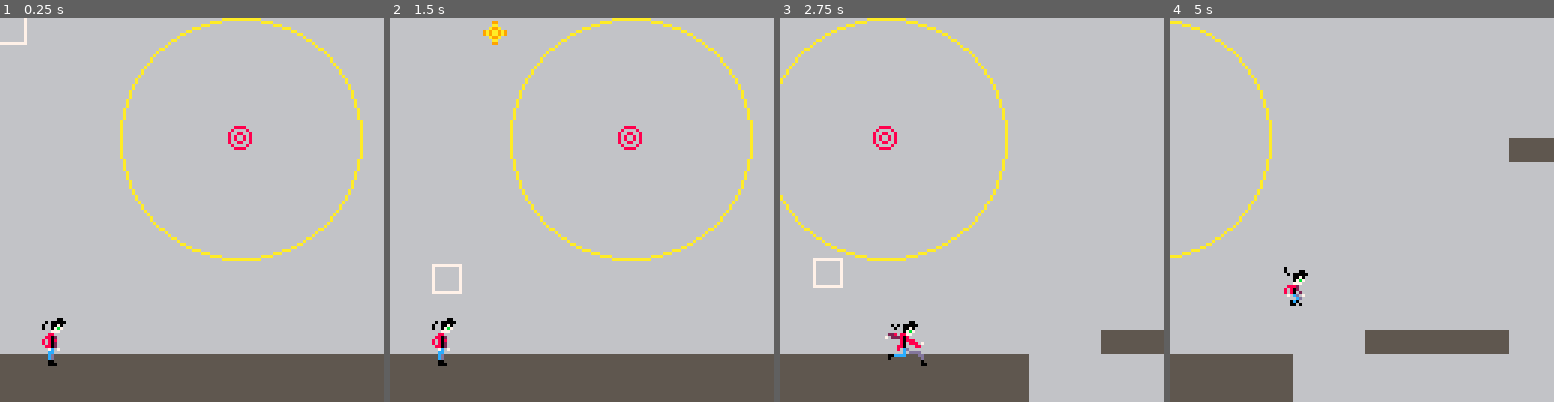
Above: before the commit, frames 1-4 (left to right).
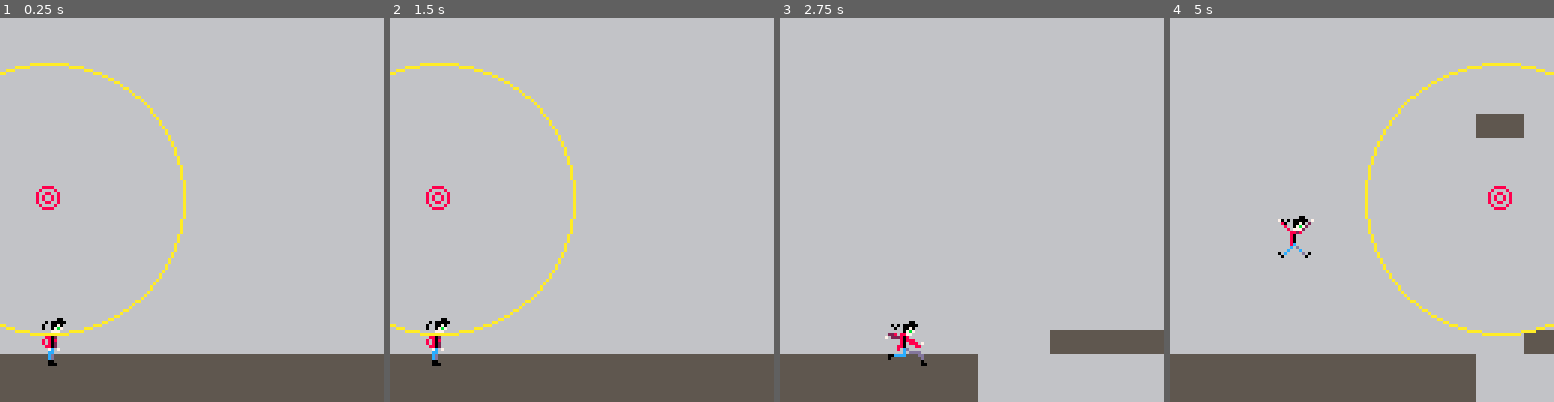
Above: after the commit, the same moments.

Repository: imELVEE/evils-edge
Game: PICO-8 cartridge simple-gravity.p8
Two runs of this game, one before a commit and one after it. Both use one fixed random seed, a clock stepped at 60 frames per second and the inputs below.
Inputs (mouse positions are in pixels of both pictures, inside the frame that each line leads up to):
- Up to frame 1 (0.25 s): no input
- Up to frame 2 (1.5 s): click (670, 121) at 0.67 s; tap O (Z key) at 0.7 s; click (436, 267) at 1.22 s
- Up to frame 3 (2.75 s): hold Right 1.6-2.1 s; tap O (Z key) at 1.7, 2.1, 2.5 s; click (887, 114) at 1.77 s; hold Up 2.15-2.42 s; click (952, 259) at 2.32 s; hold Right from 2.47 s (still down)
- Up to frame 4 (5 s): click (1404, 106) at 2.87 s; tap O (Z key) every 0.4 s from 2.9 to 4.9 s; release Right at 3.03 s; hold Left 3.08-3.58 s; click (1465, 256) at 3.42 s; click (1231, 102) at 3.97 s; hold Right 4.02-4.68 s; click (1292, 248) at 4.52 s; hold Up from 4.73 s (still down)

The runs differ from the first frame. In frame 1, 2.8% of the frame differs, in the area x 0-95%, y 0-83%; in frame 2, 3.5%; in frame 3, 4.0%; in frame 4, 13%, in the area x 0-100%, y 0-100%.

Commit message:
very wonky grapples

Diff:
--- a/simple-gravity.p8
+++ b/simple-gravity.p8
@@ -1,31 +1,30 @@
 pico-8 cartridge // http://www.pico-8.com
 version 42
 __lua__
+
+p8cos = cos function cos(angle) return p8cos(angle/(3.1415*2)) end
+p8sin = sin function sin(angle) return -p8sin(angle/(3.1415*2)) end
+
 function _init()
 	cls()
+
 	floor = 100
 	init_player()
-	mouse.init()
-
-	bullets = {}
-	grapple_points = {init_grapple(80,40,40)}
-
-	init_level_1()
+
+	init_level()
 end
 
 function _update()
 	if (player.x > 120) then
-		floor = level_1_floor[ceil(player.x/8)]*8 - 15
+		floor = level.level_floor[ceil(player.x/8)]*8 - 15
 	else
 		floor = 100
 	end
 	gravity(player)
-	bullet_travel()
 
 	grapple(player)
 	move(player)
 	jump(player)
-	shoot(player)
 
 	camera_follow()
 	restart_check()
@@ -34,14 +33,13 @@
 function _draw()
 	cls()
 	map()
-	draw_map(level_1_floor)
+	draw_map(level.level_floor)
 	draw_sprite(player)
-	draw_target()
-	draw_bullets()
-	draw_grapple_points(grapple_points)
+	draw_grapple_points(level.grapple_points)
 	draw_grapple_line(player)
 
 	//print(player.grapple_to, player.x, player.y, 7)
+	//print(player.momentum, player.x, player.y, 2)
 	//print(player.state,32,60, 7)
 	//print(player.x,32,80,7)
 	//print (player.gravity, player.x + 20, player.y, 7)
@@ -66,16 +64,6 @@
 	end
 end
 
-function bullet_travel()
-	for i,b in ipairs(bullets) do
-		b.x += b.x_inc
-		b.y = b.formula(b.x)
-		if (b.x >= 120 or b.x <= -1 or b.y >= floor+5 or b.y <= -1) then
-			del(bullets,b)
-		end
-	end
-end
-
 function camera_follow()
 	cam_x = player.x  - 34
 	if (cam_x < 0) then
@@ -89,7 +77,7 @@
 end
 
 function restart_check()
-	if (player.y > 120) then
+	if (player.y > 140) then
 		_init()
 	end
 end
@@ -140,19 +128,8 @@
 	end
 end
 
-function draw_target()
-	mx,my = mouse.pos()
-	rect(mx,my,mx+9,my+9,7)
-end
-
-function draw_bullets()
-	for i,b in ipairs(bullets) do
-		spr(16,b.x,b.y)
-	end
-end
-
 function draw_grapple_points()
-	for i,g in ipairs(grapple_points) do
+	for i,g in ipairs(level.grapple_points) do
 		spr(1, g.x-4, g.y-4)
 		circ(g.x, g.y, g.radius, 10)
 	end
@@ -182,30 +159,35 @@
 function move(unit)
 	x_increment = 0
 
-	if (floor_check(unit)) then
-		unit.state = 'move'
-		unit.jumps = 2
-	end
-
-	//right
-	if (btn(1)) then
-		unit.flip_bool = false
-		x_increment = 3
-	// left
-	elseif (btn(0)) then
-		unit.flip_bool = true
-		x_increment = -3
-	elseif (unit.state == 'move') then
-		unit.state = 'idle'
-	end
-
-	// actually change character values
-	//if (unit.x + x_increment >= 112) then
-		//unit.x = 112
-	if (unit.x + x_increment <= 0) then
-		unit.x = 0
-	else
-		unit.x += x_increment
+	if (unit.grapple_to == nil) then
+		momentum_add(unit)
+
+
+		if (floor_check(unit)) then
+			unit.state = 'move'
+			unit.jumps = 2
+		end
+
+		//right
+		if (btn(1)) then
+			unit.flip_bool = false
+			x_increment = 3
+		// left
+		elseif (btn(0)) then
+			unit.flip_bool = true
+			x_increment = -3
+		elseif (unit.state == 'move') then
+			unit.state = 'idle'
+		end
+
+		// actually change character values
+		//if (unit.x + x_increment >= 112) then
+			//unit.x = 112
+		if (unit.x + x_increment <= 0) then
+			unit.x = 0
+		else
+			unit.x += x_increment
+		end
 	end
 end
 
@@ -239,21 +221,72 @@
 function grapple(unit)
 	g_point = checkInGrappleDist(unit)
 	if (g_point != nil) then
-		unit.grapple_to = g_point
+		if (btn(4)) then
+			unit.jumps = 2
+			unit.grapple_to = g_point
+			unit.gravity = false
+			if (g_point.distance  == nil) then
+				g_point.distance = distance(unit.x, unit.y, g_point.x, g_point.y)
+				unit.last_distance = g_point.distance
+			end
+
+			if (unit.x < g_point.x) then
+				unit.momentum += 5
+			else
+				unit.momentum -= 5
+			end
+
+			swing(unit, g_point)
+		else
+			unit.grapple_to = nil
+			unit.gravity = true
+			g_point.distance = nil
+		end
+
 	else
 		unit.grapple_to = nil
-	end
-end
-
-function shoot(unit)
-	if (mouse.button() == 1 and unit.shoot_timer == unit.shoot_delay) then
-		mx,my = mouse.pos()
-		add(bullets,init_bullet(unit.x,unit.y,mx,my))
-		unit.shoot_timer = 1
-	elseif (unit.shoot_timer < unit.shoot_delay) then
-		unit.shoot_timer += 1
-	end
-end
+		unit.gravity = true
+	end
+end
+
+function swing(unit, g_pt)
+	ang = unit.momentum / g_pt.distance
+
+	if (unit.x < g_pt.x) then
+		unit.x = g_point.x + cos(ang) * (-1*g_pt.distance)
+	else
+		unit.x = g_point.x + cos(ang) * (1*g_pt.distance)
+	end
+	unit.y = g_point.y + sin(ang) * (1*g_pt.distance)
+end
+
+function momentum_add(unit)
+	if (unit.last_distance == 0) then
+		if (unit.momentum > 0) then
+			unit.momentum = (5*unit.last_distance*2) - unit.momentum
+		else
+			unit.momentum = -(5*unit.last_distance*2) - unit.momentum
+		end
+		unit.last_distance = 0
+	end
+
+	if (unit.momentum != 0) then
+		if (unit.momentum > 0) then
+			unit.x += 4
+		else
+			unit.x -= 4
+		end
+		unit.y -= 1
+	end
+	if (unit.momentum > 2) then
+		unit.momentum -= 4
+	elseif (unit.momentum < -2) then
+		unit.momentum += 4
+	else
+		unit.momentum = 0
+	end
+end
+
 -->8
 // init functions
 
@@ -296,20 +329,10 @@
 		shoot_timer = 5,
 
 		grapple_to = nil,
+		momentum = 0,
+		last_distance = 0,
 	}
 	return player
-end
-
-function init_bullet(startx,starty,endx,endy)
-	bullet = {
-		x = startx,
-		y = starty,
-		formula = function(x_pos)
-			return ((endy-starty)/(endx-startx))*(x_pos-endx)+endy
-		end,
-		x_inc = (endx-startx)/(abs(endy-starty)+abs(endx-startx)) * 15
-	}
-	return bullet
 end
 
  function init_grapple(gx,gy,gradius)
@@ -317,53 +340,36 @@
 		x = gx,
 		y = gy,
 		radius = gradius,
-		distance = 0,
+		distance = nil,
 		attached = false,
 	}
 	return grapple_point;
 end
 
 -->8
-//mouse
-//from: https://www.lexaloffle.com/bbs/?tid=3549
-
-mouse = {
-  init = function()
-    poke(0x5f2d, 1)
-  end,
-  -- return int:x, int:y, onscreen:bool
-  pos = function()
-    local x,y = stat(32)-1,stat(33)-1
-    return stat(32)-1,stat(33)-1
-  end,
-  -- return int:button [0..4]
-  -- 0 .. no button
-  -- 1 .. left
-  -- 2 .. right
-  -- 4 .. middle
-  button = function()
-    return stat(34)
-  end,
-}
-
-
--->8
 // map gen
 
-function init_level_1()
-	level_1_floor = {}
+function init_level()
+	level = {
+		level_floor = {},
+		grapple_points = {}
+	}
+
 	for lvl_x = 1, 120 do
 		y = rnd(14)
 		if (y < 3) then
-		 y = -1
-		end
-		length = rnd(4+2)
+		 y = 200
+		end
+		length = rnd(6)
 		for x_it = 0, length do
-			add(level_1_floor,flr(y))
-		end
-	end
-
-	return level_1_floor;
+			add(level.level_floor,flr(y))
+		end
+		if (length >= 5 and y == 200) then
+			add(level.grapple_points, init_grapple(lvl_x*8, 60, 45))
+		end
+	end
+
+	return level;
 end
 
 -->8
@@ -374,14 +380,19 @@
 end
 
 function checkInGrappleDist(unit)
-	print('function called', unit.x, unit.y, 7)
-	for i,g in ipairs(grapple_points) do
-		if ((unit.x - g.x)^2 + (unit.y - g.y)^2 < g.radius^2) then
-			print('true', g.x, g.y, 7)
-			return g;
-		end
-	end
-	return nil;
+	in_range = nil
+	for i,g in ipairs(level.grapple_points) do
+		if ((unit.x - g.x)^2 + (unit.y - g.y)^2 < g.radius^2 and unit.x < g.x + g.radius and unit.x > g.x - g.radius and unit.y < g.y + g.radius and unit.y > g.y - g.radius) then
+			in_range = g;
+		else
+			g.distance = nil
+		end
+	end
+	return in_range;
+end
+
+function distance(x1,y1,x2,y2)
+	return sqrt((x2-x1)^2 + (y2-y1)^2);
 end
 
 __gfx__
